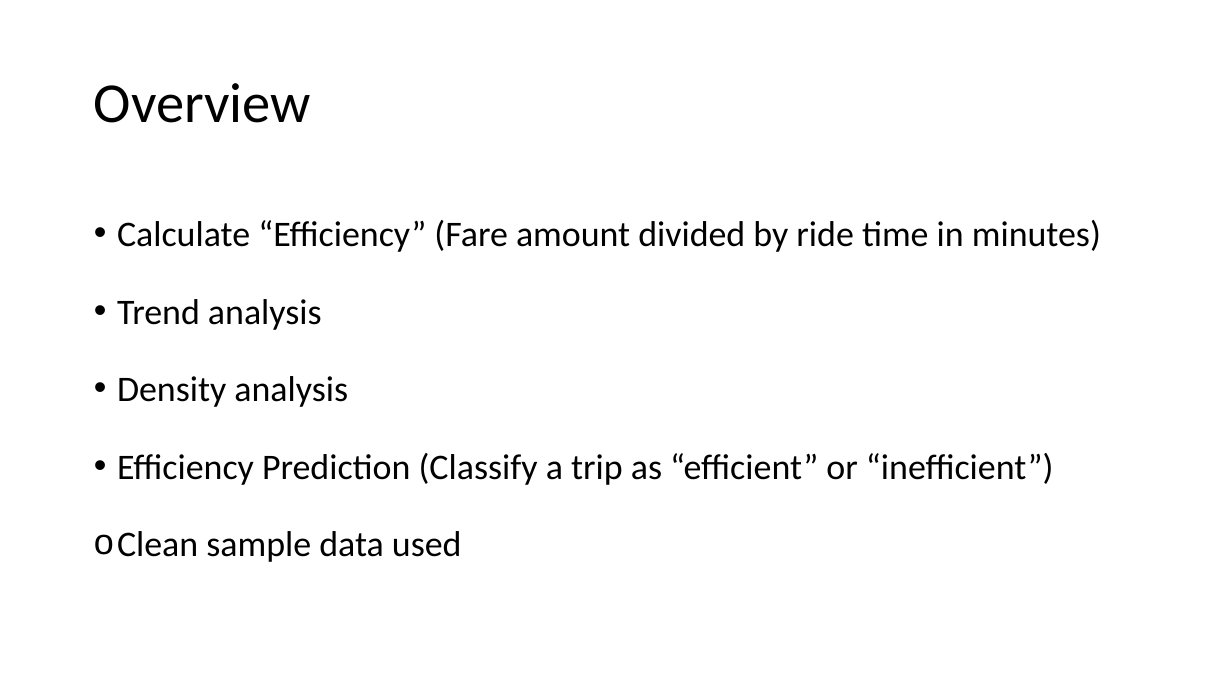
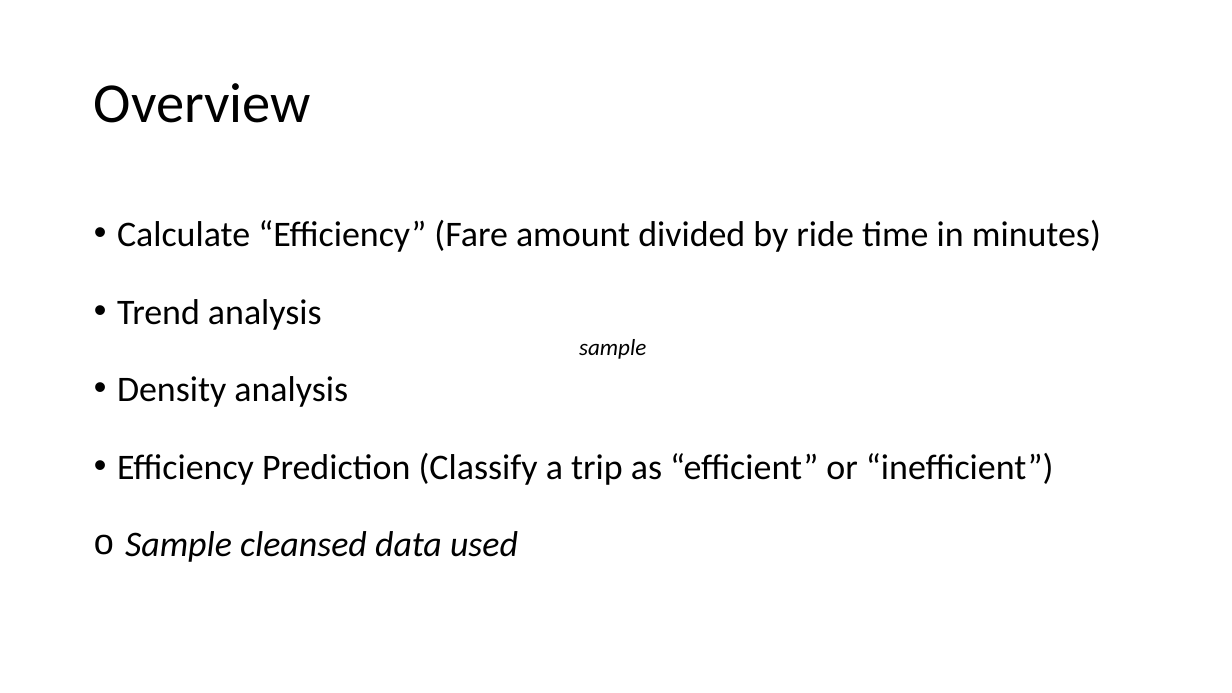
Before and after one commit to MiyainNYC/PySpark-Data-Challenge, a slide deck: slide 20 of DataChallengeAssessment.pptx (slide 21 before the commit). Drawn at 1232x693 pixels with LibreOffice and Linux fonts; fonts in the diff are those of the drawing. Boxes give left, top, right and bottom in pixels: in the first picture for what was removed or moved away, otherwise in the second. Text is boxed around its words. In the diff, an @@ line names an element or a change of style, - is before the commit and + after.

```diff
--- a/DataChallengeAssessment.pptx
+++ b/DataChallengeAssessment.pptx
@@ text added at [579,339,646,359], 18 pt, text #000000, italic @@
+sample
@@ text at [125,531,518,562]: text changed; italic on @@
-o Clean sample data used
+o Sample cleansed data used
```
Also in this commit, not shown: 12 other slides changed, 3 slides added, 4 slides removed.
